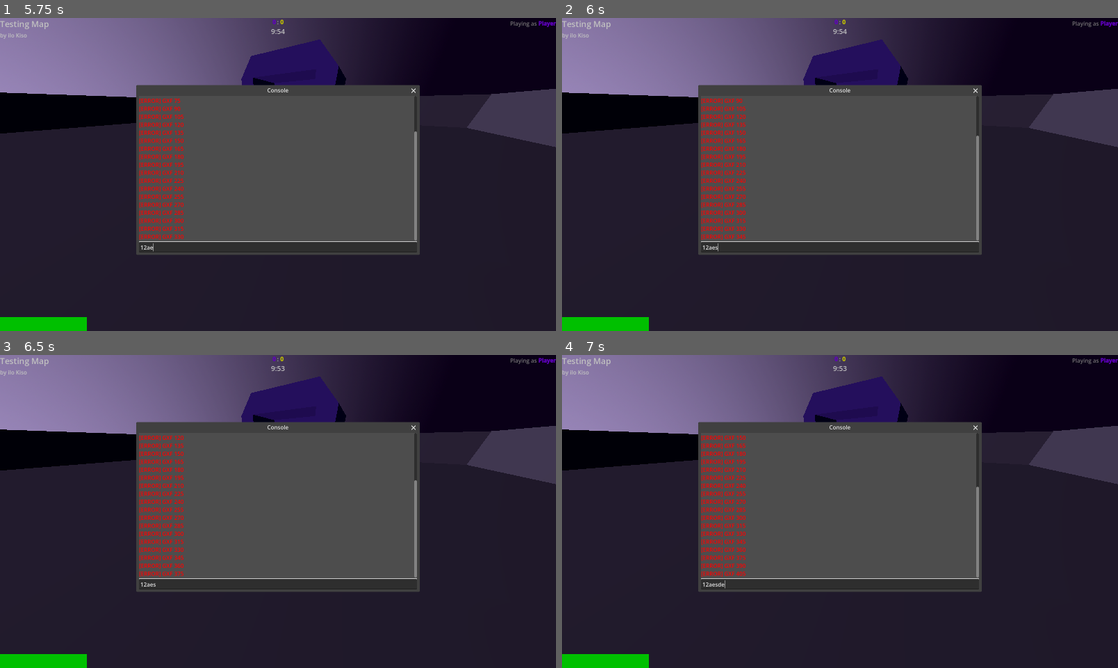
Above: before the commit, frames 1-4 (two rows, left to right).
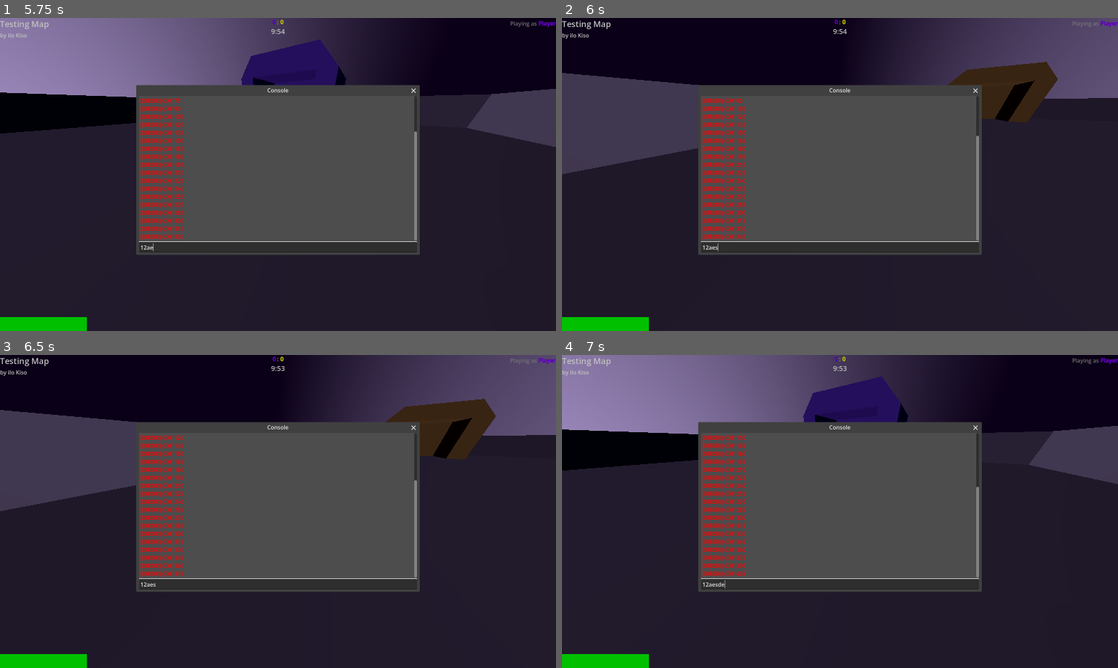
Above: after the commit, the same moments.

Repository: Matto58/dodecahedronfootball
Game: Godot game, scene res://maps/testmap.tscn
Same seed, same stepped clock (60 frames per second), same inputs: the game is played once before the commit and once after it. This scene is started directly instead of the project's main scene.
Inputs (mouse positions are in pixels of both pictures, inside the frame that each line leads up to):
- Up to frame 1 (5.75 s): move the mouse to (400, 158) at 0.52 s; hold D (right) 0.53-1.28 s; hold E (holding_ball, bound only after the commit) 0.53-1.28 s; right-click (400, 158) at 0.8 s; move the mouse to (166, 190) at 1.27 s; hold S (backward) 1.28-2.03 s; right-click (166, 190) at 1.35 s; tap E (holding_ball, bound only after the commit) at 1.55, 3.05, 5.1 s; move the mouse to (333, 105) at 2.02 s; hold D (right) 2.03-2.78 s; hold Shift (sprint) 2.03-2.78 s; right-click (333, 105) at 2.3 s; move the mouse to (250, 237) at 2.77 s; hold W (forward) 2.78-3.53 s; tap Space (yump) at 2.85 s; move the mouse to (444, 221) at 3.52 s; hold A (left) 3.53-4.25 s; hold E (holding_ball, bound only after the commit) 3.53-4.25 s; right-click (444, 221) at 3.8 s; tap Escape (pause) at 4.15 s; click (278, 246) at 4.27 s; type "12" at 4.35 s; move the mouse to (111, 127) at 5.02 s; hold A (left) from 5.03 s (still down)
- Up to frame 2 (6 s): move the mouse to (867, 174) at 5.77 s; release A (left) at 5.78 s; hold S (backward) from 5.78 s (still down); hold Right mouse button (lookin_back, bound only after the commi… from 5.78 s (still down)
- Up to frame 3 (6.5 s): keep holding S (backward); keep holding Right mouse button (lookin_back, bound only after the commi…
- Up to frame 4 (7 s): move the mouse to (756, 433) at 6.52 s; release S (backward) at 6.53 s; release Right mouse button (lookin_back, bound only after the commi… at 6.53 s; hold D (right) from 6.53 s (still down); tap Shift (sprint) at 6.6 s; tap E (holding_ball, bound only after the commit) at 6.8 s

Frame 1 is identical in both runs. In frame 2, 29% of the frame differs, in the area x 0-100%, y 0-50%; in frame 3, 29%; in frame 4, nothing differs.

Commit message:
bump to 0.3.3, bump to godot 4.7, add looking back, add holding ball if near it for easier manouvering of it

Diff:
--- a/project.godot
+++ b/project.godot
@@ -12,7 +12,7 @@
 
 config/name="Dodecahedron Football"
 run/main_scene="uid://brcel7uf8ip6s"
-config/features=PackedStringArray("4.6", "Forward Plus")
+config/features=PackedStringArray("4.7", "Forward Plus")
 config/icon="res://icon.svg"
 
 [display]
@@ -102,6 +102,18 @@
 "events": [Object(InputEventJoypadMotion,"resource_local_to_scene":false,"resource_name":"","device":-1,"axis":2,"axis_value":1.0,"script":null)
 ]
 }
+lookin_back={
+"deadzone": 0.2,
+"events": [Object(InputEventMouseButton,"resource_local_to_scene":false,"resource_name":"","device":-1,"window_id":0,"alt_pressed":false,"shift_pressed":false,"ctrl_pressed":false,"meta_pressed":false,"button_mask":0,"position":Vector2(0, 0),"global_position":Vector2(0, 0),"factor":1.0,"button_index":2,"canceled":false,"pressed":false,"double_click":false,"script":null)
+, Object(InputEventJoypadButton,"resource_local_to_scene":false,"resource_name":"","device":-1,"button_index":9,"pressure":0.0,"pressed":true,"script":null)
+]
+}
+holding_ball={
+"deadzone": 0.2,
+"events": [Object(InputEventKey,"resource_local_to_scene":false,"resource_name":"","device":-1,"window_id":0,"alt_pressed":false,"shift_pressed":false,"ctrl_pressed":false,"meta_pressed":false,"pressed":false,"keycode":0,"physical_keycode":69,"key_label":0,"unicode":101,"location":0,"echo":false,"script":null)
+, Object(InputEventJoypadButton,"resource_local_to_scene":false,"resource_name":"","device":-1,"button_index":10,"pressure":0.0,"pressed":true,"script":null)
+]
+}
 
 [physics]
 
--- a/scripts/classes/goal.gd
+++ b/scripts/classes/goal.gd
@@ -15,13 +15,13 @@
 
 	$ballenter.body_entered.connect(func(body):
 		if body.name != "ball": return
-		print("firing off! ball has entered goal enter area")
+		#print("firing off! ball has entered goal enter area")
 		if not canScoreBall: return
 		canScoreBall = false
 		onGoalScore.emit(isYellow)
 	)
 	$ballexit.body_exited.connect(func(body):
 		if body.name != "ball": return
-		print("firing off! ball has exited goal exit area")
+		#print("firing off! ball has exited goal exit area")
 		canScoreBall = true
 	)
--- a/scripts/map_logic.gd
+++ b/scripts/map_logic.gd
@@ -27,6 +27,10 @@
 	var secondsComponent = int(seconds - minutes*60)
 	return str(minutes) + ":" + str(secondsComponent).pad_zeros(2)
 
+func playerSetBallPos(pos: Vector3, rot: Vector3):
+	$ball.global_position = pos
+	$ball.global_rotation = rot
+
 # Called when the node enters the scene tree for the first time.
 func _ready() -> void:
 	resetBall()
@@ -52,8 +56,12 @@
 	spawnedY = $"clanker spawner".spawn(yellowBots, true)
 	for pBot in spawnedP:
 		initBot(pBot)
+		pBot.setBallPos.connect(playerSetBallPos)
 	for yBot in spawnedY:
 		initBot(yBot)
+		yBot.setBallPos.connect(playerSetBallPos)
+
+	$player.setBallPos.connect(playerSetBallPos)
 
 	roundTimer.start()
 
@@ -70,6 +78,10 @@
 	$player.yumping = Input.is_action_just_pressed("yump")
 	$player.lookAroundDir = -(Input.get_axis("leftalt", "rightalt") if Settoing.activeInstance.useAltPan else Input.get_axis("left", "right"))
 	$player.sensitivity = Settoing.activeInstance.rotMod
+	$player.holdingBall = Input.is_action_pressed("holding_ball")
+	# todo: make the check less often? .length() is really fucken expensive and doing it 240x/sec is no good for the cpu
+	$player.canHoldBall = ($player.global_position - $ball.global_position).length() < 3.0
+	$player/Camera3D.rotation.y = PI if Input.is_action_pressed("lookin_back") else 0.0
 
 	for i in range(spawnedP.size()):
 		if spawnedP[i] == null:
--- a/scripts/player.gd
+++ b/scripts/player.gd
@@ -7,6 +7,7 @@
 @export var nickname: String
 
 signal getMovement()
+signal setBallPos(pos: Vector3, rot: Vector3)
 
 var sprinting: bool = false
 var input_dir: float = 0.0
@@ -14,12 +15,15 @@
 var lookAroundDir: float = 0.0
 var paused: bool = false
 var sensitivity: float = 5.0
+var holdingBall: bool = false
+var canHoldBall: bool = false
 
 const SPEED = 5.0
 const JUMP_VELOCITY = 4
 const STAMINA_LENGTH = 2
 const PURPLE_MATERIAL = preload("res://mats/goalourple.tres")
 const YELLOW_MATERIAL = preload("res://mats/goalyello.tres")
+const HALF_PI = PI / 2
 
 # local copies
 var scorePurple: int = 0
@@ -77,6 +81,13 @@
 			velocity.z = move_toward(velocity.z, 0, SPEED * sprintMod)
 		rotate_y(lookAroundDir * sensitivity)
 
+		if holdingBall and canHoldBall and stamina >= 0.01:
+			stamina = max(0, stamina - delta)
+			var newBallPos = Vector3(global_position)
+			newBallPos.x += cos(-global_rotation.y-HALF_PI)*2
+			newBallPos.z += sin(-global_rotation.y-HALF_PI)*2
+			setBallPos.emit(newBallPos, global_rotation)
+
 	move_and_slide()
 
 	distance -= global_position
--- a/scripts/settings.gd
+++ b/scripts/settings.gd
@@ -3,7 +3,7 @@
 class_name Settoing # <-- yes this is a phighting reference. yes it is an intentional typo
 
 # GAME INFO CONSTS
-const GAME_VER = "0.3.2"
+const GAME_VER = "0.3.3"
 const GAME_DEMO_NUM = 3
 
 # PLAYER
Not shown, changed: TODO.md
